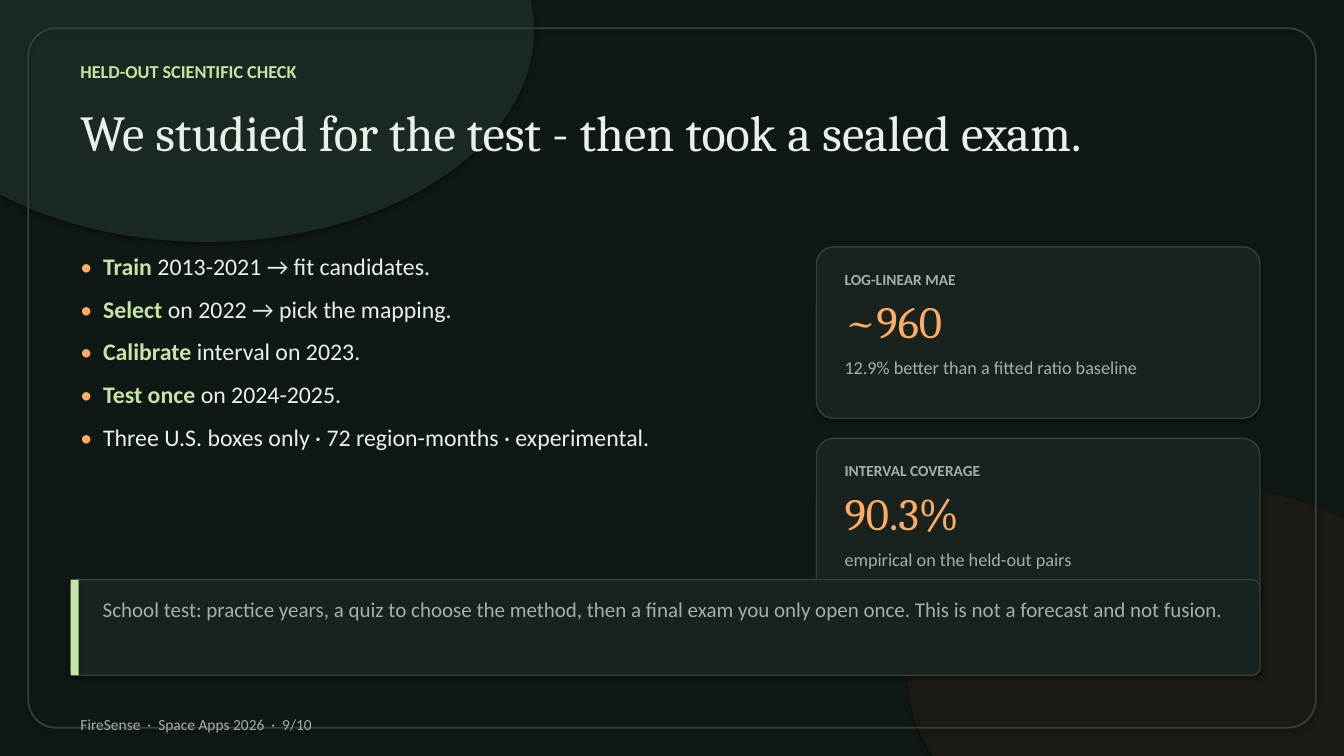
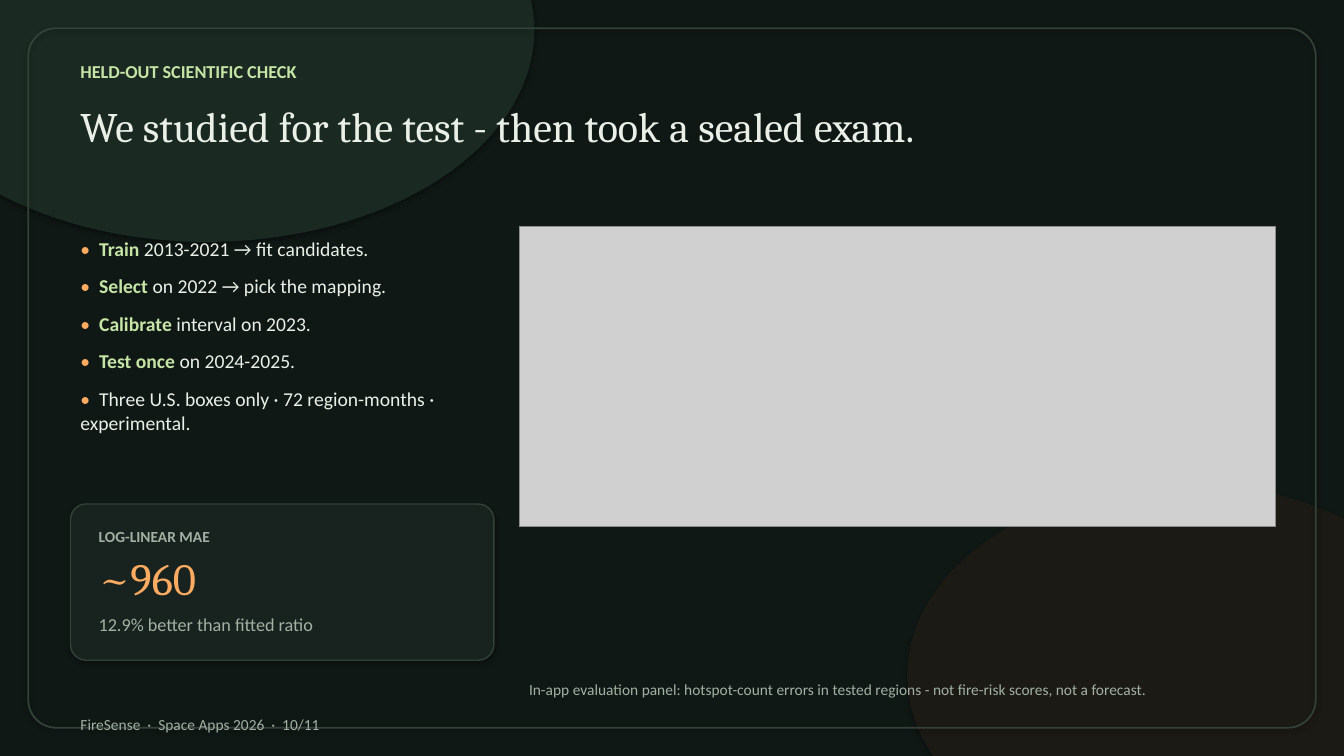
Before and after one commit to likith17/firesense, a slide deck: slide 10 of dist/FireSense-slides.pptx (slide 9 before the commit). Drawn at 1344x756 pixels with LibreOffice and Linux fonts; fonts in the diff are those of the drawing; grey boxes stand for pictures. Boxes give left, top, right and bottom in pixels: in the first picture for what was removed or moved away, otherwise in the second. Text is boxed around its words. In the diff, an @@ line names an element or a change of style, - is before the commit and + after.

```diff
--- a/dist/FireSense-slides.pptx
+++ b/dist/FireSense-slides.pptx
@@ text "We studied for the test ..." at bbox=[80, 112, 914, 143]: size 36 to 30 pt @@
@@ text "• Train 2013-2021 → fit ...": place and size @@
-text "• Train 2013-2021 → fit ..." at bbox=[103, 258, 649, 450]
+text "• Train 2013-2021 → fit ..." at bbox=[80, 242, 424, 433]
@@ text "• Train 2013-2021 → fit ..." at bbox=[80, 242, 424, 433]: size 17 to 14 pt @@
@@ picture added at bbox=[519, 227, 1275, 527] @@
@@ rounded rectangle removed at bbox=[817, 439, 1260, 610] @@
@@ text removed at bbox=[845, 466, 1072, 569] @@
-INTERVAL COVERAGE
-90.3%
-empirical on the held-out pairs
@@ rounded rectangle: place and size @@
-rounded rectangle at bbox=[817, 247, 1260, 418]
+rounded rectangle at bbox=[71, 504, 494, 660]
@@ text "LOG-LINEAR MAE": place and size @@
-text "LOG-LINEAR MAE" at bbox=[845, 275, 1137, 374]
+text "LOG-LINEAR MAE" at bbox=[99, 532, 313, 631]
@@ rounded rectangle removed at bbox=[71, 580, 1260, 676] @@
@@ rectangle removed at bbox=[71, 580, 79, 676] @@
@@ text at bbox=[99, 618, 313, 631]: text changed @@
-12.9% better than a fitted ratio baseline
+12.9% better than fitted ratio
@@ text removed at bbox=[103, 602, 1222, 621] @@
-School test: practice years, a quiz to choose the method, then a final exam you only open once. This is not a forecast and not fusion.
@@ text added at bbox=[529, 684, 1146, 698], 11 pt, text #A2B1A4 @@
+In-app evaluation panel: hotspot-count errors in tested regions - not fire-risk scores, not a forecast.
@@ text at bbox=[80, 719, 319, 733]: text changed @@
-FireSense · Space Apps 2026 · 9/10
+FireSense · Space Apps 2026 · 10/11
```
Also in this commit, not shown: 9 other slides changed, 1 slide added, 6 other files.
